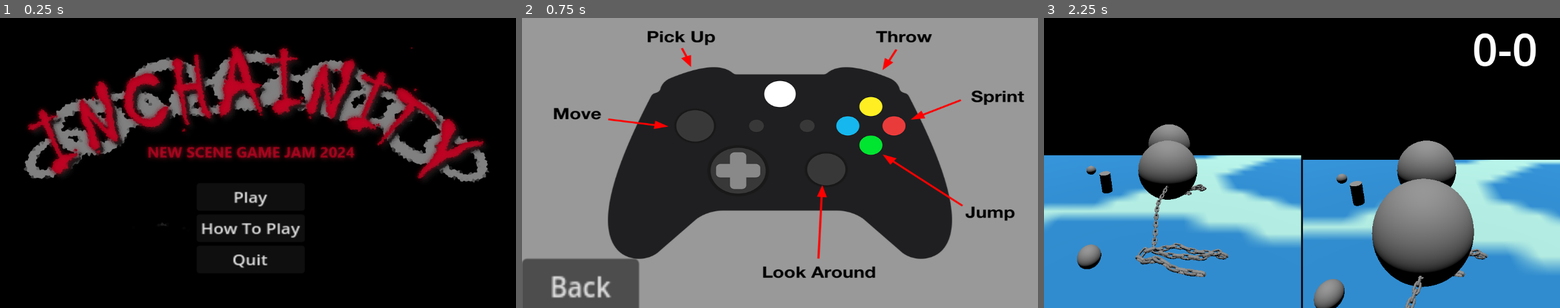
Above: before the commit, frames 1-3 (left to right).
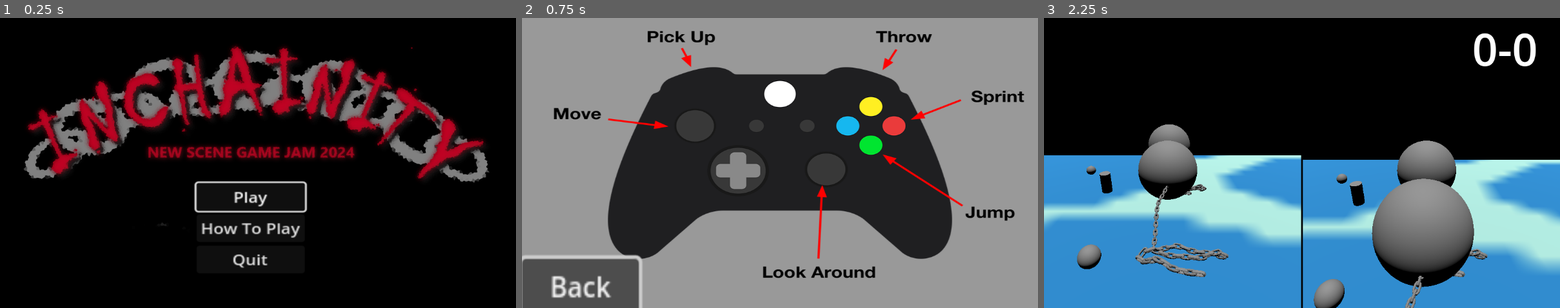
Above: after the commit, the same moments.

Repository: arry424/Chaunch
Game: Godot game, scene res://scenes/main_menu.tscn
Two runs of this game, one before a commit and one after it. Both use one fixed random seed, a clock stepped at 60 frames per second and the inputs below.
Inputs:
- Up to frame 1 (0.25 s): no input
- Up to frame 2 (0.75 s): click "How To Play" at 0.5 s
- Up to frame 3 (2.25 s): click "Back" at 1.25 s; click "Play" at 2 s

The runs differ from the first frame. In frame 1, 0.5% of the frame differs, in the area x 37-60%, y 56-68%; in frame 2, 0.5%; in frame 3, nothing differs.

Commit message:
focus on buttons

Diff:
--- a/code/main.gd
+++ b/code/main.gd
@@ -51,6 +51,7 @@
 			win.process_mode = Node.PROCESS_MODE_WHEN_PAUSED
 			win.visible = true
 			get_tree().paused = true
+			win.get_child(0).grab_focus()
 		else:
 			get_tree().reload_current_scene()
 
--- a/code/main_menu.gd
+++ b/code/main_menu.gd
@@ -4,6 +4,7 @@
 func _ready():
 	Score.score_1 = 0
 	Score.score_2 = 0
+	$VBoxContainer/PlayButton.grab_focus()
 
 func _on_play_button_button_down():
 	get_tree().change_scene_to_file("res://scenes/main.tscn")
--- a/scenes/main.tscn
+++ b/scenes/main.tscn
@@ -57,9 +57,6 @@
 [node name="Camera3D" parent="GridContainer/SubViewportContainer2/SubViewport/Player2" index="0"]
 current = true
 
-[node name="MeshInstance3D" parent="GridContainer/SubViewportContainer2/SubViewport/Player2" index="2"]
-transform = Transform3D(-1.47475, 0, -0.0274376, 0, 1.475, 0, 0.0274376, 0, -1.47475, 0.0139309, 0, 0.0761382)
-
 [node name="Ground" parent="." instance=ExtResource("1_68f4q")]
 
 [node name="DirectionalLight3D" type="DirectionalLight3D" parent="."]
--- a/scenes/main_menu.tscn
+++ b/scenes/main_menu.tscn
@@ -35,15 +35,19 @@
 
 [node name="PlayButton" type="Button" parent="VBoxContainer"]
 layout_mode = 2
+focus_next = NodePath("../HowToPlay")
 text = "Play
 "
 
 [node name="HowToPlay" type="Button" parent="VBoxContainer"]
 layout_mode = 2
+focus_next = NodePath("../QuitButton")
+focus_previous = NodePath(".")
 text = "How To Play"
 
 [node name="QuitButton" type="Button" parent="VBoxContainer"]
 layout_mode = 2
+focus_previous = NodePath("../HowToPlay")
 text = "Quit
 "
 
--- a/scenes/tutorial.gd
+++ b/scenes/tutorial.gd
@@ -1,6 +1,8 @@
 extends Control
 
 
+func _ready():
+	$VBoxContainer/Button.grab_focus()
 
 func _on_button_button_down():
 	get_tree().change_scene_to_file("res://scenes/main_menu.tscn")
